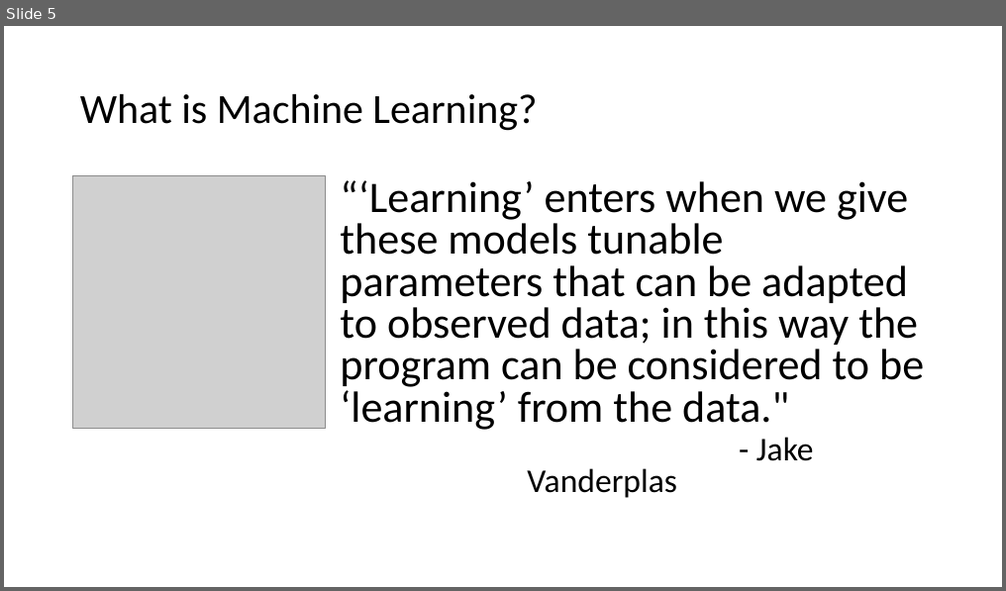
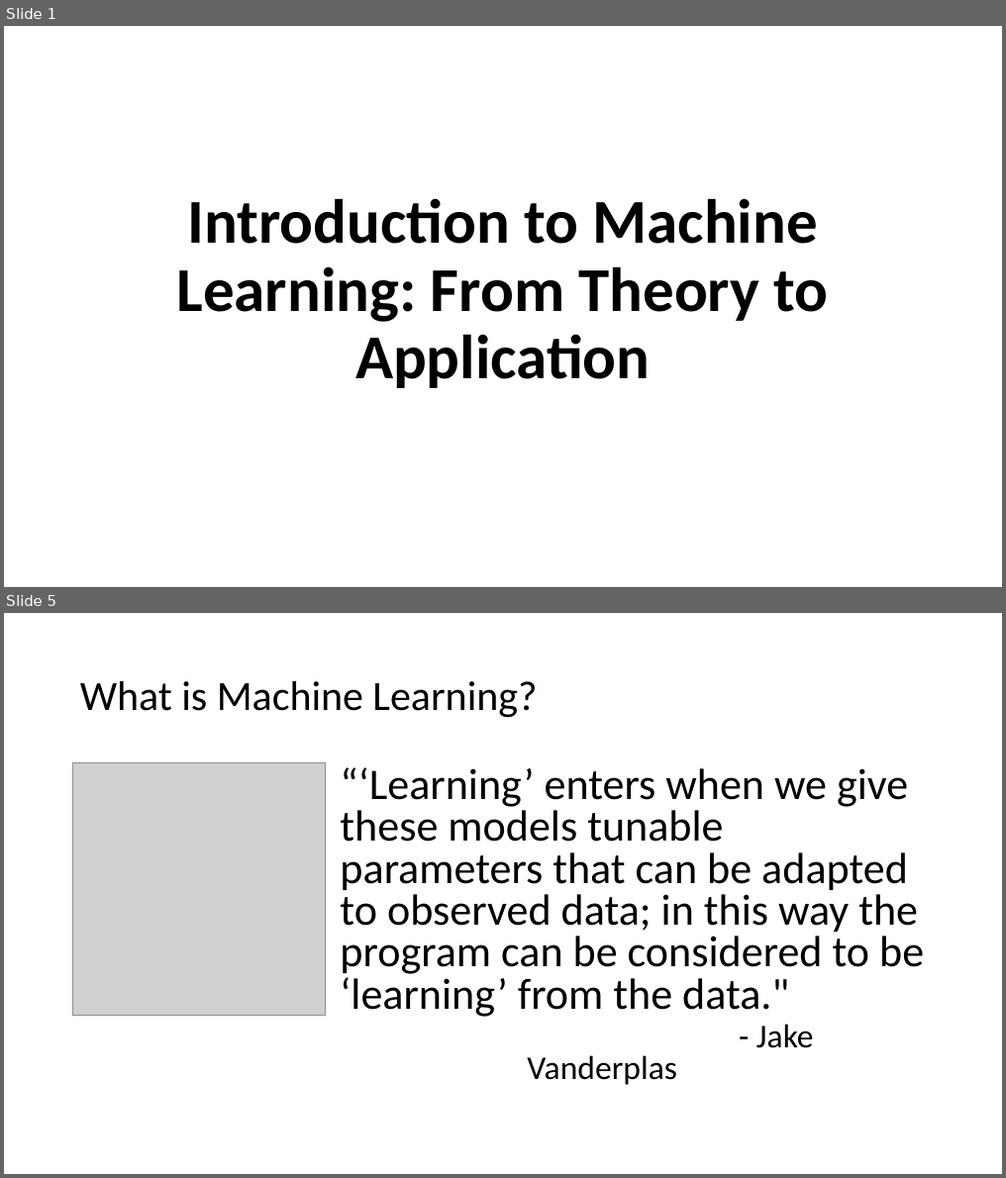
Before and after one commit to mGalarnyk/MLModelsScikit-Learn, a slide deck: powerpoints/Introduction.pptx. Shown one above the other, each under a label of ours: slide 5 before the commit, slides 1 and 5 after it; the slides between them are not shown. The pictures are 1006x591 and 1006x1178 pixels, drawn with LibreOffice and Linux fonts; fonts in the diff are those of the drawing; grey boxes stand for pictures. Boxes give left, top, right and bottom in pixels: in the first picture for what was removed or moved away, otherwise in the second. Text is boxed around its words. In the diff, an @@ line names an element or a change of style, - is before the commit and + after.

```diff
--- a/powerpoints/Introduction.pptx
+++ b/powerpoints/Introduction.pptx
@@ slide 1 added at (x1=4, y1=26, x2=1002, y2=587), background #FFFFFF @@
@@ title added at (x1=177, y1=198, x2=829, y2=388), 60 pt, text #000000, bold @@
+Introduction to Machine Learning: From Theory to Application
```
Also in this commit, not shown: 6 slides changed, 3 other slides added, 2 slides removed, 3 other files.
